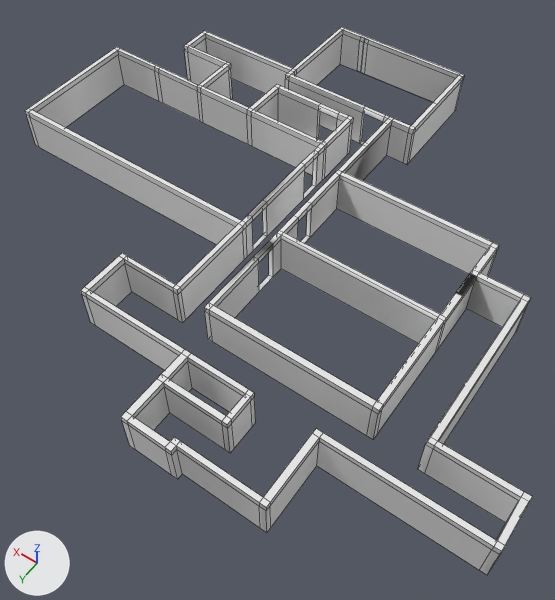
One commit to the FBX model Assets/Mordor.fbx: the scene before it, then after it.
One viewpoint serves both versions: a camera (50 mm lens) standing at (-0.053, 0.0939, 0.1445) and looking at (0.0171, -0.0042, -0.0097). The axes (+X, +Y, +Z) are drawn at lower left. The lights are the same throughout. Mesh edges are drawn as thin lines. Where no turn or scale is listed for an object, it has been applied to the vertices. Vertices at the same position are counted once.
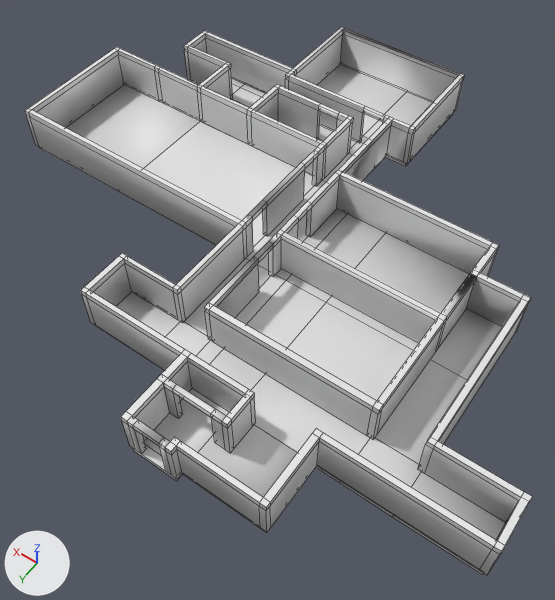
Location of each change, (x1, y1, x2, y2) in pixels of the pictures (555 x 600 px):
part 1 of me_plane, added
    after: (40, 64, 505, 575)
part 2 of me_plane, built on
    both: (127, 28, 460, 475)

The change in detail:
me_plane is used by ob_plane; location (-0.0122, 0.0283, 0.0293).
me_plane had 575 vertices, 506 faces and spanned x -0.045..0.112, y -0.115..0.023, z -0.04..-0.017.
me_plane now has 728 vertices, 748 faces and spans x -0.045..0.112, y -0.115..0.023, z -0.03..-0.017.
me_plane part 1: a new loose piece of 124 vertices spanning x -0.044..0.112, y -0.114..0.023, z -0.03..-0.029.
Part 2, on me_plane:
15 vertices are removed from x 0.031..0.095, y -0.114..-0.035, z -0.04..-0.017.
43 faces are deleted.
36 vertices are added at x 0.011..0.026, y 0.011..0.023, z -0.029..-0.017.
8 new vertices lie (0.0, 0.0, 0.011) away from vertices in x 0.011..0.026, y 0.011..0.023, z -0.029.
165 new faces join them.
